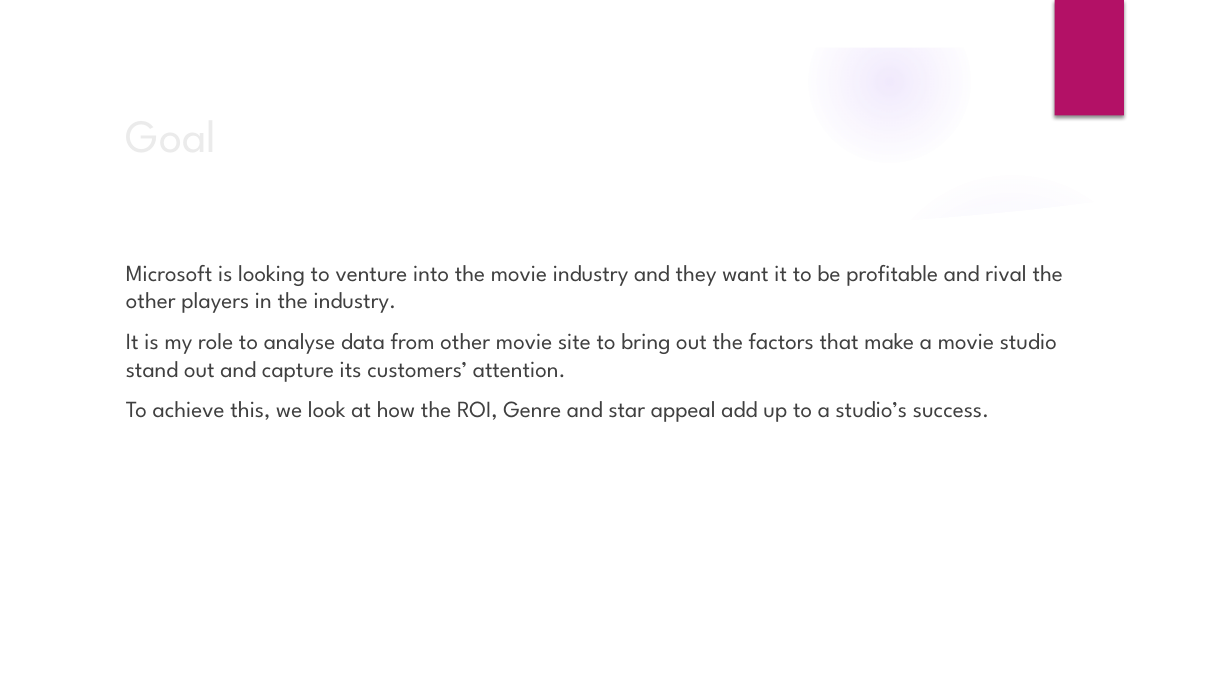
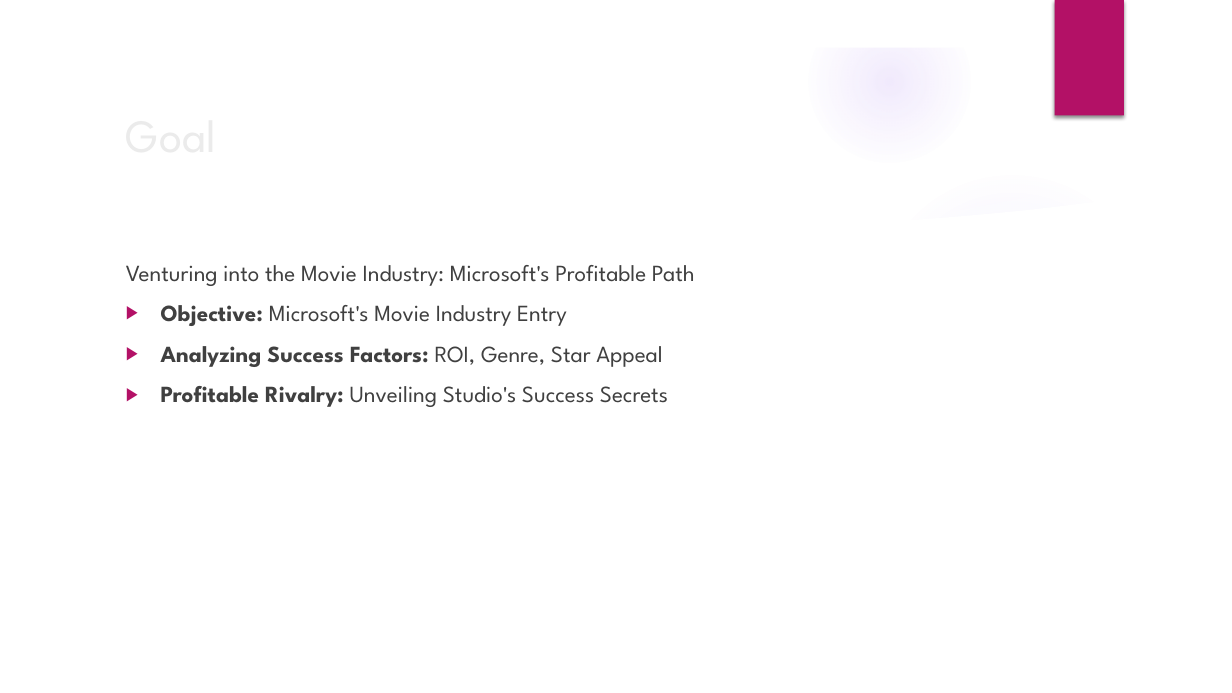
Before and after one commit to EngCS254/dsc-phase-1-project, a slide deck: slide 3 of MICROSOFT MOVIE STUDIO PPT.pptx. Drawn at 1232x693 pixels with LibreOffice and Linux fonts; fonts in the diff are those of the drawing; background and template pictures are left out. Boxes give left, top, right and bottom in pixels: in the first picture for what was removed or moved away, otherwise in the second. Text is boxed around its words. In the diff, an @@ line names an element or a change of style, - is before the commit and + after.

```diff
--- a/MICROSOFT MOVIE STUDIO PPT.pptx
+++ b/MICROSOFT MOVIE STUDIO PPT.pptx
@@ text at (126, 265, 695, 407): text changed @@
-Microsoft is looking to venture into the movie industry and they want it to be profitable and rival the other players in the industry.
-It is my role to analyse data from other movie site to bring out the factors that make a movie studio stand out and capture its customers’ attention.
-To achieve this, we look at how the ROI, Genre and star appeal add up to a studio’s success.
+Venturing into the Movie Industry: Microsoft's Profitable Path
+▶ Objective: Microsoft's Movie Industry Entry
+▶ Analyzing Success Factors: ROI, Genre, Star Appeal
+▶ Profitable Rivalry: Unveiling Studio's Success Secrets
```
Also in this commit, not shown: 5 other slides changed, 3 other files.
